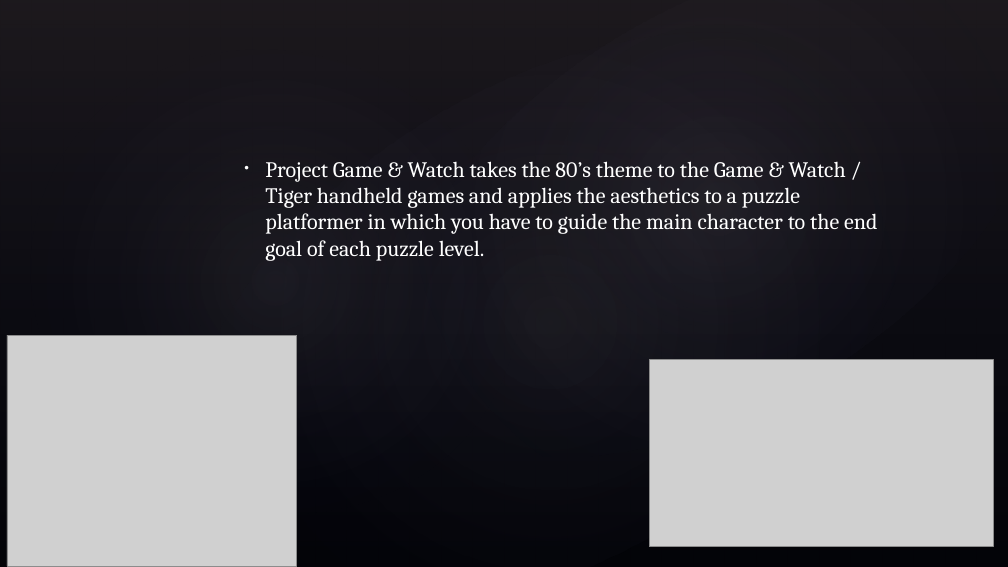
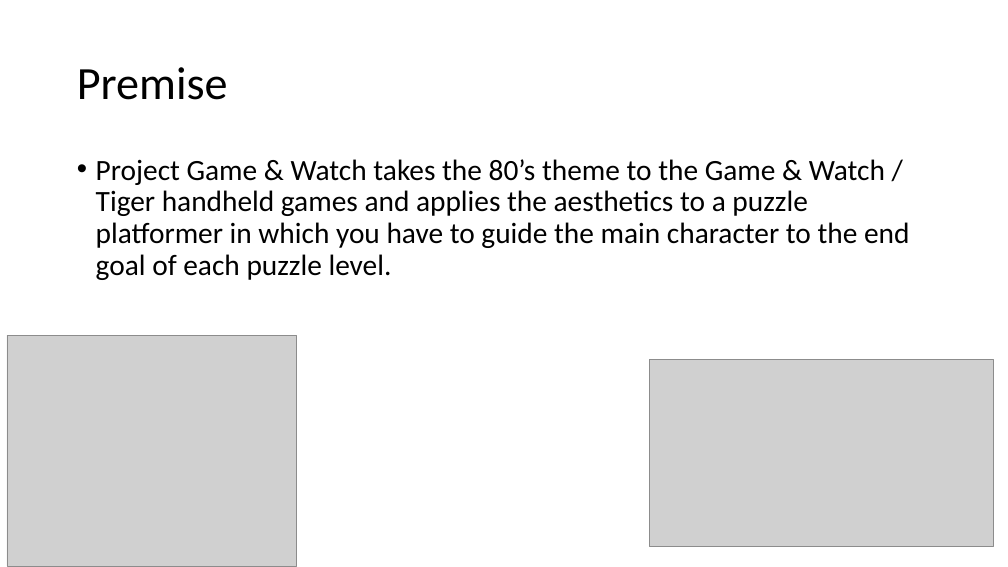
Before and after one commit to symbol24/Project-G-W, a slide deck: slide 2 of Project Game & Watch.pptx. Drawn at 1008x567 pixels with LibreOffice and Linux fonts; fonts in the diff are those of the drawing; grey boxes stand for pictures; background and template pictures are left out. Boxes give left, top, right and bottom in pixels: in the first picture for what was removed or moved away, otherwise in the second. Text is boxed around its words. In the diff, an @@ line names an element or a change of style, - is before the commit and + after.

```diff
--- a/Project Game & Watch.pptx
+++ b/Project Game & Watch.pptx
@@ background picture (left out) to #FFFFFF @@
@@ rectangle removed at (x1=0, y1=0, x2=1008, y2=567) @@
@@ ellipse removed at (x1=0, y1=0, x2=595, y2=567) @@
@@ ellipse removed at (x1=87, y1=0, x2=1008, y2=567) @@
@@ ellipse removed at (x1=311, y1=0, x2=1008, y2=560) @@
@@ title "Premise" moved from (x1=85, y1=403, x2=917, y2=479) to (x1=77, y1=67, x2=228, y2=100) @@
@@ title "Premise" at (x1=77, y1=67, x2=228, y2=100): size 49 to 44 pt, font Cambria to Calibri, text colour #FFFFFF to #000000; line spacing 1 to 0.9; vertical alignment bottom to middle @@
@@ text "Project Game & Watch takes ..." moved from (x1=265, y1=161, x2=877, y2=261) to (x1=96, y1=159, x2=909, y2=280) @@
@@ text "Project Game & Watch takes ..." at (x1=96, y1=159, x2=909, y2=280): size 21 to 28 pt, font Cambria to Calibri, text colour #FFFFFF to #000000; indent changed; line spacing 1 to 0.9; more space between paragraphs; vertical alignment middle to top @@
```
Also in this commit, not shown: 6 other slides changed, 1 slide added.
